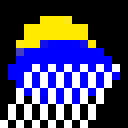
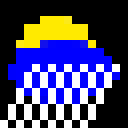
Layer changes from the first 128 × 128 image to the second:
painted on "Arrière-plan" over [16, 48, 24, 56]
